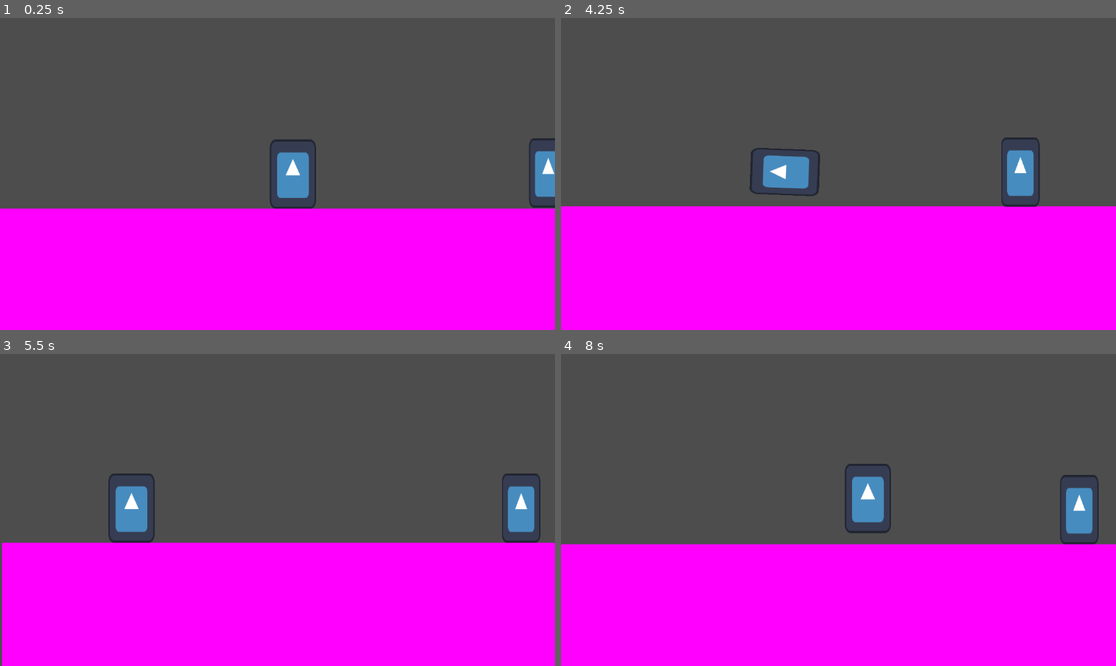
Above: before the commit, frames 1-4 (two rows, left to right).
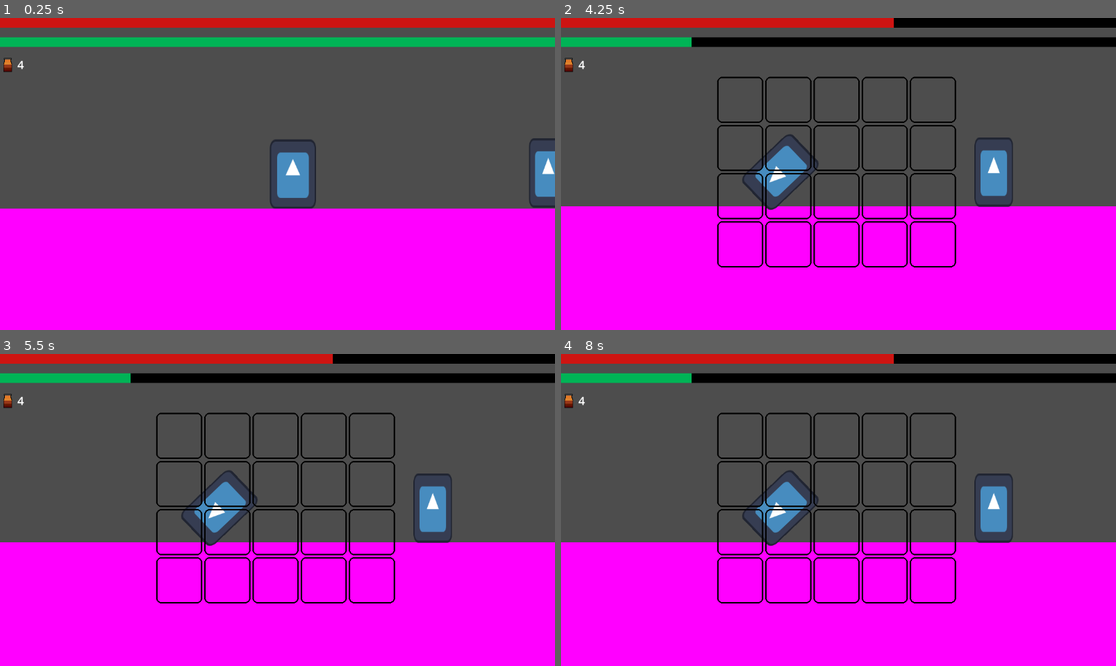
Above: after the commit, the same moments.

Repository: CodeScratcher/soulslike
Game: Godot game, scene res://Levels/test_scene.tscn
Same seed, same stepped clock (60 frames per second), same inputs: the game is played once before the commit and once after it. The engine's default icon, where the game draws it, is replaced by a stand-in: a white triangle on a blue panel in a dark square.
Inputs (mouse positions are in pixels of both pictures, inside the frame that each line leads up to):
- Up to frame 1 (0.25 s): no input
- Up to frame 2 (4.25 s): move the mouse to (960, 158) at 0.52 s; hold Shift (block) 0.53-1.28 s; hold D (right) 0.53-2.03 s; tap W (jump) at 0.77, 1.52, 3.02, 3.77 s; move the mouse to (727, 189) at 1.27 s; tap E (heal) at 1.35 s; move the mouse to (894, 105) at 2.02 s; hold A (left) 2.03-2.78 s; right-click (894, 105) at 2.1 s; move the mouse to (810, 236) at 2.77 s; hold D (right) from 2.78 s (still down); click (810, 236) at 2.85 s; move the mouse to (1005, 220) at 3.52 s; tap Space (roll) at 3.6 s; tap Tab (inventory) at 4.15 s
- Up to frame 3 (5.5 s): move the mouse to (111, 463) at 4.27 s; release D (right) at 4.28 s; hold A (left) 4.28-5.03 s; tap Shift (block) at 4.35 s; tap W (jump) at 4.52 s; move the mouse to (305, 510) at 5.02 s; hold D (right) from 5.03 s (still down); tap E (heal) at 5.1 s
- Up to frame 4 (8 s): move the mouse to (755, 432) at 5.77 s; release D (right) at 5.78 s; hold A (left) 5.78-7.28 s; right-click (755, 432) at 5.85 s; tap W (jump) at 6.02, 6.77, 7.52 s; tap Enter at 6.5 s; move the mouse to (960, 494) at 6.52 s; click (960, 494) at 6.6 s; move the mouse to (727, 525) at 7.27 s; hold D (right) from 7.28 s (still down); tap Space (roll) at 7.35 s

The runs differ from the first frame. In frame 1, 6.3% of the frame differs, in the area x 0-100%, y 0-18%; in frame 2, 12%; in frame 3, 14%; in frame 4, 14%, in the area x 0-100%, y 0-80%.

Commit message:
merge conflict messed up scene; resolved manually

Diff:
--- a/Objects/GUI.tscn
+++ b/Objects/GUI.tscn
@@ -1,7 +1,8 @@
-[gd_scene load_steps=8 format=3 uid="uid://d2j8drpmijmf0"]
+[gd_scene load_steps=9 format=3 uid="uid://d2j8drpmijmf0"]
 
 [ext_resource type="Script" path="res://Scripts/GUI.gd" id="1_2lrv1"]
 [ext_resource type="Texture2D" uid="uid://bx0kff31lhxxd" path="res://Textures/flask.png" id="2_ard8t"]
+[ext_resource type="Texture2D" uid="uid://cq8it0t4dwgn7" path="res://Textures/inventory.png" id="3_cyxig"]
 
 [sub_resource type="Gradient" id="Gradient_7c34m"]
 offsets = PackedFloat32Array(0)
